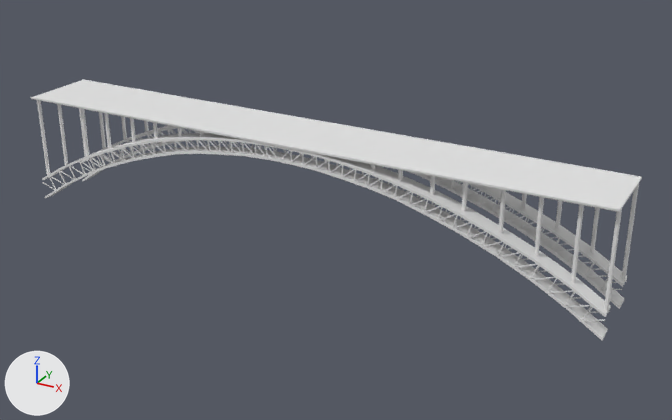
The Blender file Art/Modelle/Levelbaukasten/Levelarchitektur/Laufebenen/plateaus_bridge_3.blend as it was, and as the next commit left it.
Both versions are drawn from a camera (50 mm lens) standing at (5.11, -8.45, 5.38) and looking at (0.4, 0.11, 1.1). The lights are fixed; the arrows at lower left show +X, +Y and +Z.
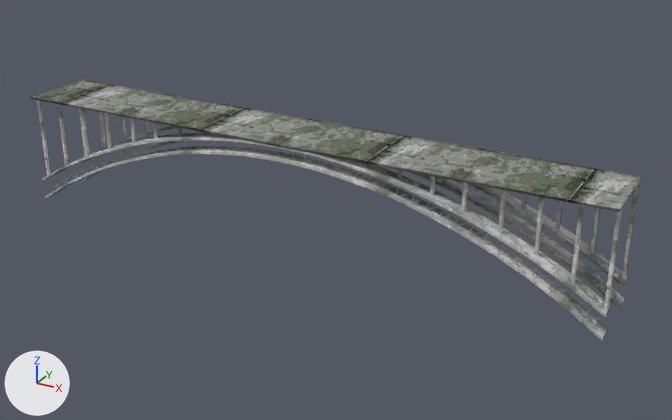
Edits to the bpy script that builds the scene:
```text
Add mat_plateaus_bridge_3_bow:
    mat_plateaus_bridge_3_bow = bpy.data.materials.new('plateaus_bridge_3_bow')
    mat_plateaus_bridge_3_bow.use_nodes = True; mat_plateaus_bridge_3_bow.node_tree.nodes.clear()
    _N = mat_plateaus_bridge_3_bow.node_tree.nodes; _L = mat_plateaus_bridge_3_bow.node_tree.links
    n0 = _N.new('ShaderNodeOutputMaterial'); n0.name = 'Material Output'
    n1 = _N.new('ShaderNodeBsdfDiffuse'); n1.name = 'Diffuse BSDF'
    n2 = _N.new('ShaderNodeTexImage'); n2.name = 'Image Texture.001'
    n2.image = img_plateaus_bridge_3_bow_diffuse_jpg
    n3 = _N.new('ShaderNodeTexCoord'); n3.name = 'Texture Coordinate'
    _L.new(n1.outputs[0], n0.inputs[0])  # 'BSDF' to 'Surface'
    _L.new(n3.outputs[2], n2.inputs[0])  # 'UV' to 'Vector'
    _L.new(n2.outputs[0], n1.inputs[0])  # 'Color' to 'Color'
Add mat_plateaus_bridge_3_street:
    mat_plateaus_bridge_3_street = bpy.data.materials.new('plateaus_bridge_3_street')
    # uses the picture img_plateaus_bridge_1_street_normal_jpg
    # uses the picture img_plateaus_bridge_3_street_diffuse_jpg
Change me_plane_055:
    used by ob_plane_001; location = (3.61, -0.352, 1.13); rotation_euler = (1.571, 0.492, 0.0), in degrees (90, 28, 0)
    remove me_plane_055.from_pydata(...)  # 144 vertices, 72 faces; spans x -2.92..0.12, y -0.63..0.77, z -0.02..0.02
    add me_plane_055.from_pydata(...)  # 144 vertices, 72 faces; spans x 0.76..3.63, y -0.37..-0.33, z 0.91..1.99
    me_plane_055 part 1: the whole mesh is multiplied about its middle by the matrix ((0.881, 0.472, 0.0), (0.0, 0.0, -1.0), (-0.472, 0.881, 0.0)), then moved by (3.81, -0.42, 1.85)
    me_plane_055 part 2: texture (UV) coordinates changed
    add me_plane_055.materials.append(mat_plateaus_bridge_3_bow)
Change me_cube_001:
    remove me_cube_001.from_pydata(...)  # 24 vertices, 22 faces; spans x -3.63..3.63, y -0.46..0.46, z 0.18..0.21
    add me_cube_001.from_pydata(...)  # 24 vertices, 12 faces; spans x -3.63..3.63, y -0.46..0.46, z 0.18..0.21
    me_cube_001 part 3: 12 faces spanning x -3.63..3.63, y -0.46..0.46, z 0.18..0.21 switch from no material to mat_plateaus_bridge_3_street
Change me_plane_021:
    used by ob_plane_021; location = (0.0, 0.0, 0.0); rotation_euler = (1.571, 0.492, 0.0), in degrees (90, 28, 0)
    remove me_plane_021.from_pydata(...)  # 302 vertices, 172 faces; spans x -0.86..2.8, y 1.61..2.54, z 0.44..0.45
    add me_plane_021.from_pydata(...)  # 151 vertices, 43 faces; spans x 0.0..3.63, y -0.4, z 0.78..1.98
    me_plane_021 part 4: 302 vertices removed from x -0.86..2.8, y 1.61..2.54, z 0.44..0.45
    me_plane_021 part 5: 151 vertices added at x 0.0..3.63, y -0.4, z 0.78..1.98
    add me_plane_021.materials.append(mat_plateaus_bridge_3_strive)  # grey #969696
Change me_plane:
    where me_plane.from_pydata(...)  # 96 vertices, 88 faces; spans x 0.0..3.63, y -0.75..-0.42, z 0.63..1.99
    used by ob_plane; location = (0.0, 0.0, 0.0); scale = (1.0, 0.6, 1.0)
    me_plane part 6: texture (UV) coordinates changed
    add me_plane.materials.append(mat_plateaus_bridge_3_bow)
Remove ob_plane_011:
    ob_plane_011 = bpy.data.objects.new('Plane.011', me_plane_068)
Remove ob_plane_010:
    ob_plane_010 = bpy.data.objects.new('Plane.010', me_plane_067)
Change ob_plane_001:
    ob_plane_001.rotation_euler: (1.571, 0.492, 0.0) -> (0.0, 0.0, 0.0)  # degrees (90, 28, 0) -> degrees (0, 0, 0)
    ob_plane_001.location: (3.61, -0.352, 1.13) -> (0.0, 0.0, 0.0)
    add _m = ob_plane_001.modifiers.new('Mirror', 'MIRROR')
    add _m.use_axis = (True, True, False)
Remove ob_plane_009:
    ob_plane_009 = bpy.data.objects.new('Plane.009', me_plane_054)
Remove ob_plane_008:
    ob_plane_008 = bpy.data.objects.new('Plane.008', me_plane_053)
Remove ob_plane_007:
    ob_plane_007 = bpy.data.objects.new('Plane.007', me_plane_052)
Remove ob_plane_006:
    ob_plane_006 = bpy.data.objects.new('Plane.006', me_plane_051)
Remove ob_plane_005:
    ob_plane_005 = bpy.data.objects.new('Plane.005', me_plane_050)
Remove ob_plane_004:
    ob_plane_004 = bpy.data.objects.new('Plane.004', me_plane_049)
Remove ob_plane_003:
    ob_plane_003 = bpy.data.objects.new('Plane.003', me_plane_048)
Change ob_plane_021:
    ob_plane_021.rotation_euler: (1.571, 0.492, 0.0) -> (0.0, 0.0, 0.0)  # degrees (90, 28, 0) -> degrees (0, 0, 0)
    add _m = ob_plane_021.modifiers.new('Mirror', 'MIRROR')
    add _m.use_axis = (True, True, False)
```

Changed parts and their boxes (x1, y1, x2, y2) in the pictures (672 x 420 px; the box of a moved part takes in the faces that stretch with it):
'Plane', recoloured, surface changed
    both: (42, 125, 628, 340)
'Plane.001', recoloured, reshaped, surface changed, moved, modifiers changed, turned
    before: (345, 159, 622, 311)
    after: (37, 100, 639, 311)
'Plane.021', reshaped, modifiers changed, turned
    before: (280, 150, 605, 322)
    after: (47, 128, 626, 319)
'Plane.010', deleted
    before: (37, 100, 204, 175)
'Plane.007', deleted
    before: (43, 140, 278, 190)
'Plane.005', deleted
    before: (422, 174, 622, 291)
'Plane.006', deleted
    before: (55, 140, 288, 183)
'Plane.011', deleted
    before: (79, 108, 149, 157)
'Plane.003', deleted
    before: (292, 151, 610, 313)
'Plane.008', deleted
    before: (83, 129, 197, 172)
'Plane.004', deleted
    before: (457, 181, 627, 283)
'Plane.009', deleted
    before: (90, 128, 200, 167)
part 1 of me_plane_055, moved or reshaped
    before: (345, 159, 622, 311)
    after: (37, 100, 639, 311)
part 3 of me_cube_001, recoloured (white to grey)
    both: (31, 79, 641, 212)
part 4 of me_plane_021, deleted
    before: (280, 150, 605, 322)
part 5 of me_plane_021, added
    after: (47, 128, 626, 319)
